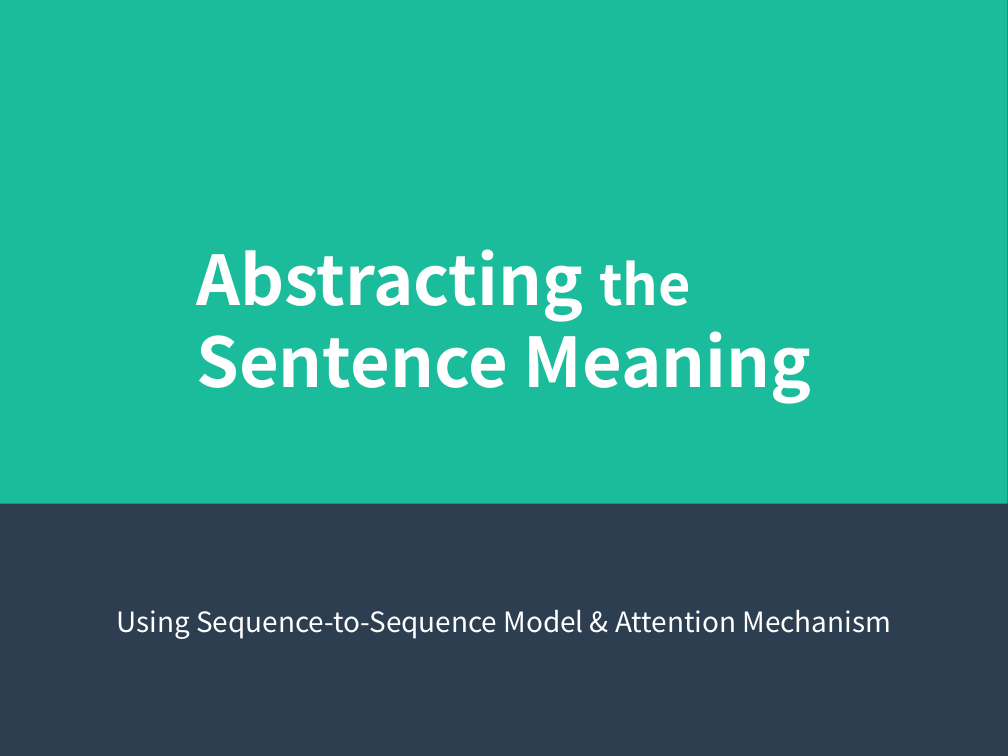
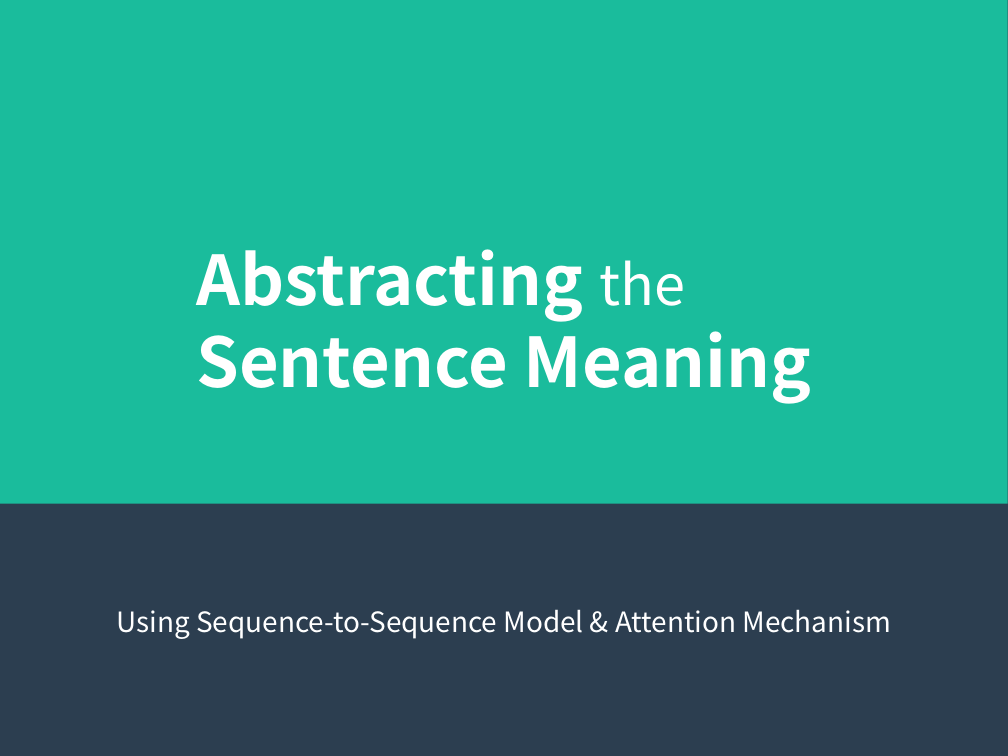
Before and after one commit to maekawatoshiki/neural-machine-translation-demo, a slide deck: slide 1 of NY_slide.ppt. Drawn at 1008x756 pixels with LibreOffice and Linux fonts; fonts in the diff are those of the drawing. Boxes give left, top, right and bottom in pixels: in the first picture for what was removed or moved away, otherwise in the second. Text is boxed around its words. In the diff, an @@ line names an element or a change of style, - is before the commit and + after.

```diff
--- a/NY_slide.ppt
+++ b/NY_slide.ppt
@@ text "Abstracting the Sentence Meaning" at (196,249,812,404): bold off in "the" @@
```
Also in this commit, not shown: 1 other slide changed, 1 slide added, 5 other files.
